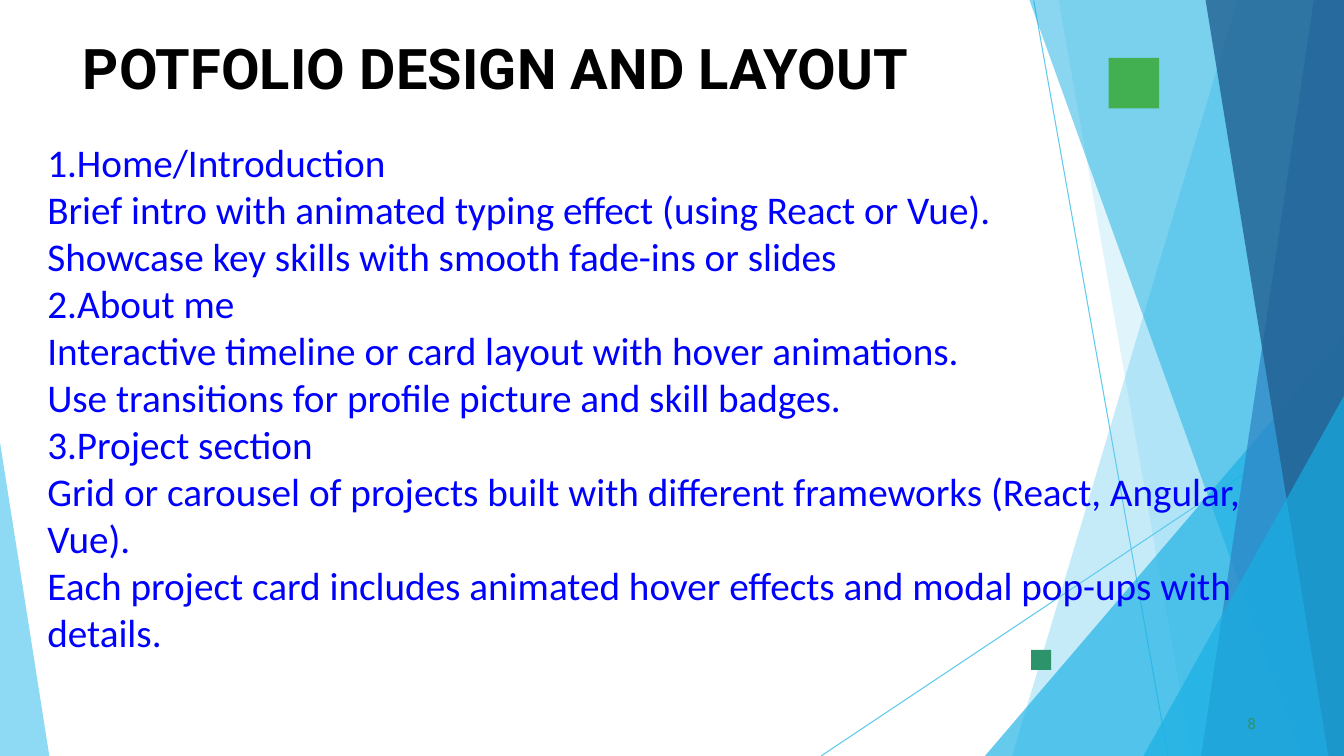
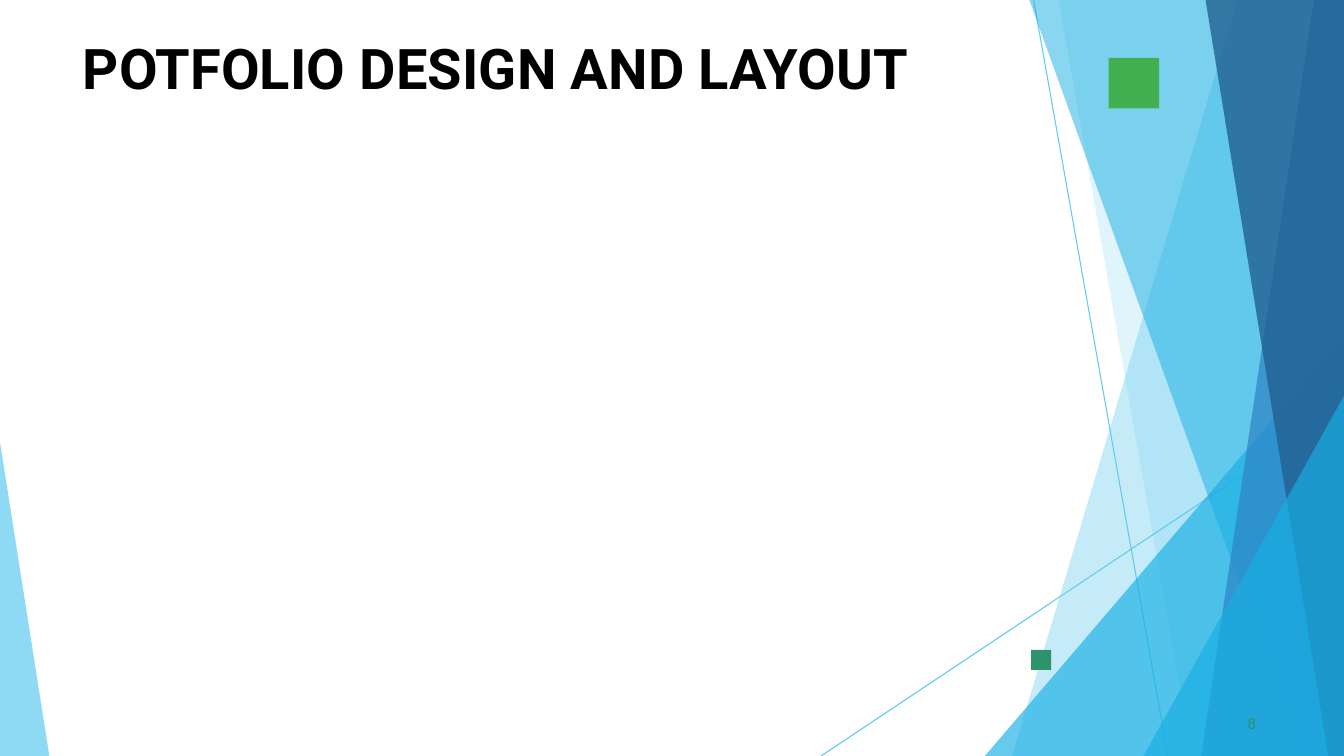
Before and after one commit to prabhakaran8518-ops/Priya-.p, a slide deck: slide 8 of PPT FWD TNSDC 2025 (1).pptx. Drawn at 1344x756 pixels with LibreOffice and Linux fonts; fonts in the diff are those of the drawing; background and template pictures are left out. Boxes give left, top, right and bottom in pixels: in the first picture for what was removed or moved away, otherwise in the second. Text is boxed around its words. In the diff, an @@ line names an element or a change of style, - is before the commit and + after.

```diff
--- a/PPT FWD TNSDC 2025 (1).pptx
+++ b/PPT FWD TNSDC 2025 (1).pptx
@@ text removed at <box>47,149,1240,648</box> @@
-1.Home/Introduction
-Brief intro with animated typing effect (using React or Vue).
-Showcase key skills with smooth fade-ins or slides
-2.About me
-Interactive timeline or card layout with hover animations.
-Use transitions for profile picture and skill badges.
-3.Project section
-Grid or carousel of projects built with different frameworks (React, Angular, Vue).
-Each project card includes animated hover effects and modal pop-ups with details.
```
Also in this commit, not shown: 9 other slides changed.
